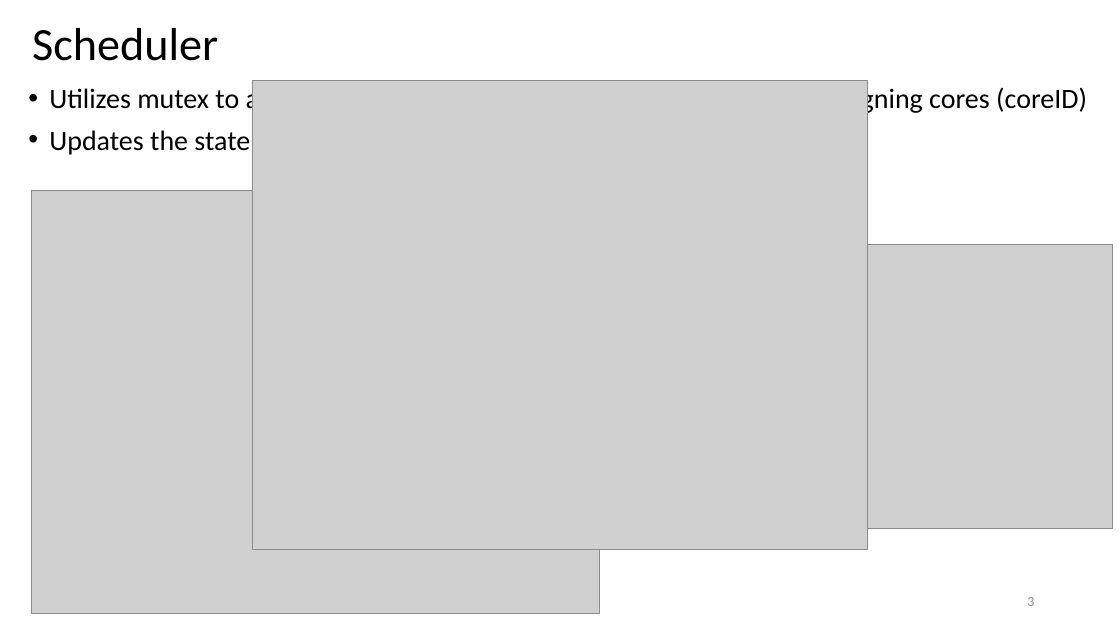
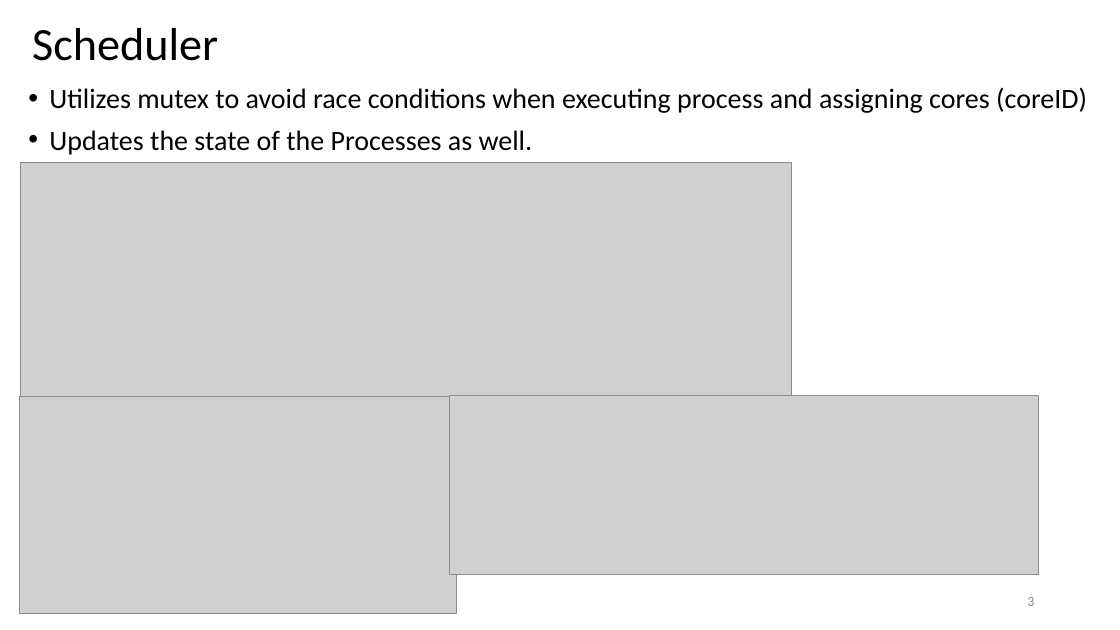
Before and after one commit to Wads01/CSOPESY, a slide deck: slide 3 of FCFS Scheduler.pptx. Drawn at 1120x630 pixels with LibreOffice and Linux fonts; fonts in the diff are those of the drawing; grey boxes stand for pictures. Boxes give left, top, right and bottom in pixels: in the first picture for what was removed or moved away, otherwise in the second. Text is boxed around its words. In the diff, an @@ line names an element or a change of style, - is before the commit and + after.

```diff
--- a/FCFS Scheduler.pptx
+++ b/FCFS Scheduler.pptx
@@ picture removed at <box>253,81,867,549</box> @@
@@ picture added at <box>20,162,791,398</box> @@
@@ picture removed at <box>32,190,600,613</box> @@
@@ picture removed at <box>599,245,1112,528</box> @@
@@ picture added at <box>20,396,456,613</box> @@
@@ picture added at <box>450,396,1038,574</box> @@
```
Also in this commit, not shown: 1 other slide changed.
